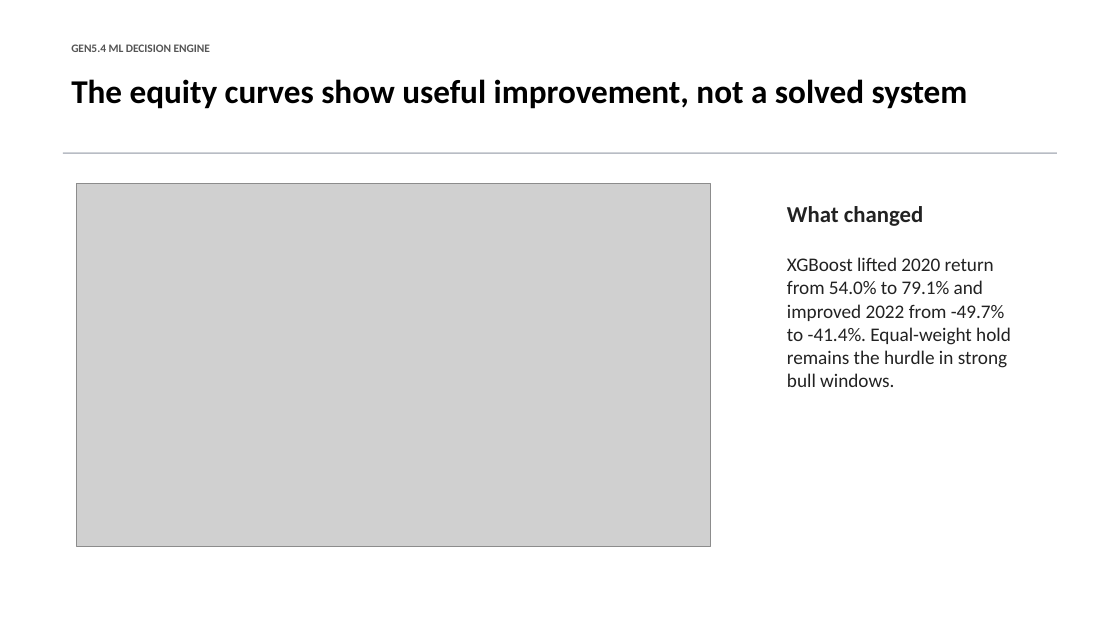
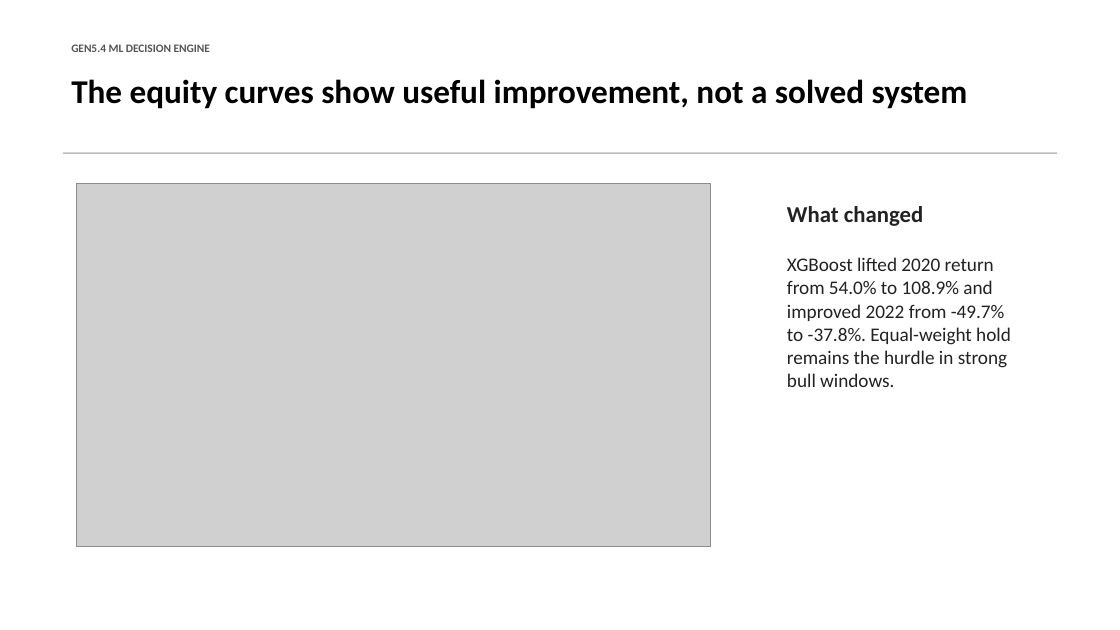
Before and after one commit to Francisc0Franc0/Time-Series-Modeling-Gen5, a slide deck: slide 32 of presentations/gen5_4_ml_decision_engine_incremental_build.pptx. Drawn at 1120x630 pixels with LibreOffice and Linux fonts; fonts in the diff are those of the drawing; grey boxes stand for pictures. Boxes give left, top, right and bottom in pixels: in the first picture for what was removed or moved away, otherwise in the second. Text is boxed around its words. In the diff, an @@ line names an element or a change of style, - is before the commit and + after.

Commit message:
Add Gen5.4 XGBoost parameter diagnostic

```diff
--- a/presentations/gen5_4_ml_decision_engine_incremental_build.pptx
+++ b/presentations/gen5_4_ml_decision_engine_incremental_build.pptx
@@ text at <box>787,257,1011,387</box>: text changed @@
-XGBoost lifted 2020 return from 54.0% to 79.1% and improved 2022 from -49.7% to -41.4%. Equal-weight hold remains the hurdle in strong bull windows.
+XGBoost lifted 2020 return from 54.0% to 108.9% and improved 2022 from -49.7% to -37.8%. Equal-weight hold remains the hurdle in strong bull windows.
```
Also in this commit, not shown: 4 other slides changed, 8 slides added, 6 other files.
